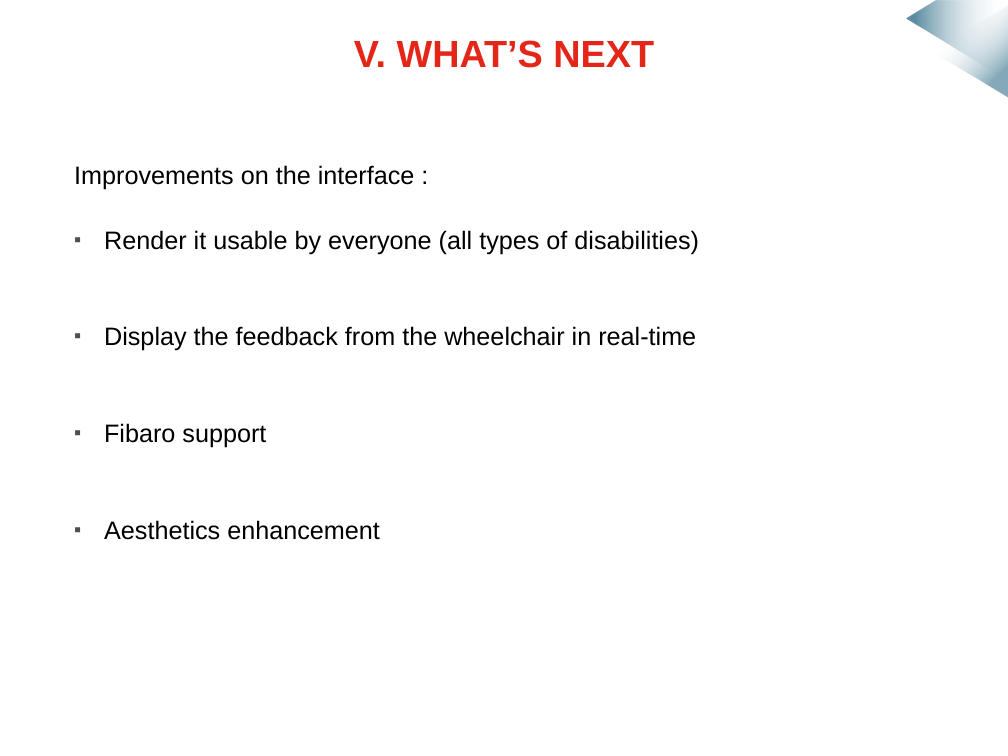
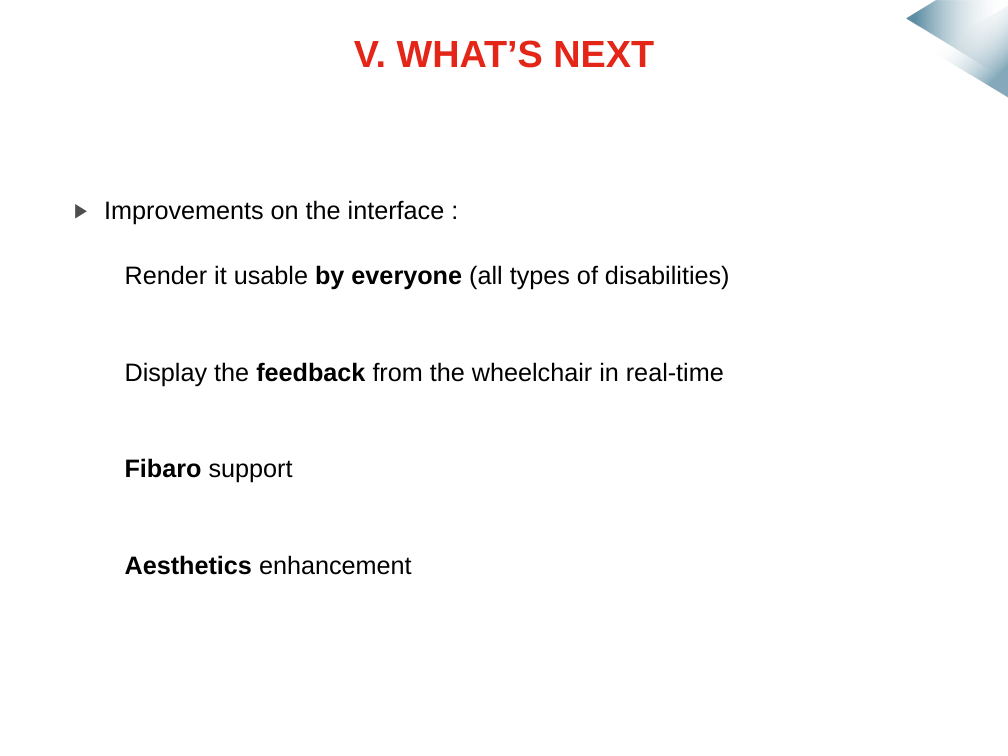
Before and after one commit to mmeven/EP_Domotique_Tablette, a slide deck: slide 17 of Rendu/Diapo_prototype_janvier.pptx. Drawn at 1008x756 pixels with LibreOffice and Linux fonts; fonts in the diff are those of the drawing; background and template pictures are left out. Boxes give left, top, right and bottom in pixels: in the first picture for what was removed or moved away, otherwise in the second. Text is boxed around its words. In the diff, an @@ line names an element or a change of style, - is before the commit and + after.

```diff
--- a/Rendu/Diapo_prototype_janvier.pptx
+++ b/Rendu/Diapo_prototype_janvier.pptx
@@ text "Improvements on the interface :" at <box>104,200,730,575</box>: bold on in "by everyone", "feedback", "Fibaro", "Aesthetics"; bullet none to ▶; bullet ▪ to none @@
```
Also in this commit, not shown: 1 other slide changed, 2 other files.
